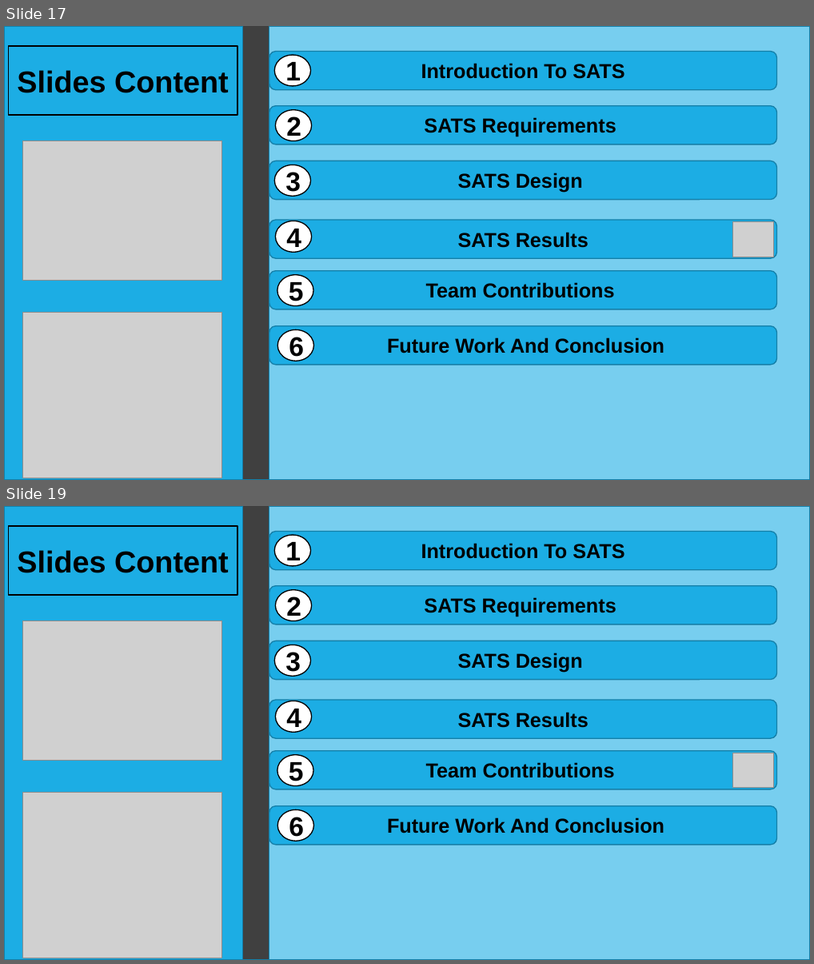
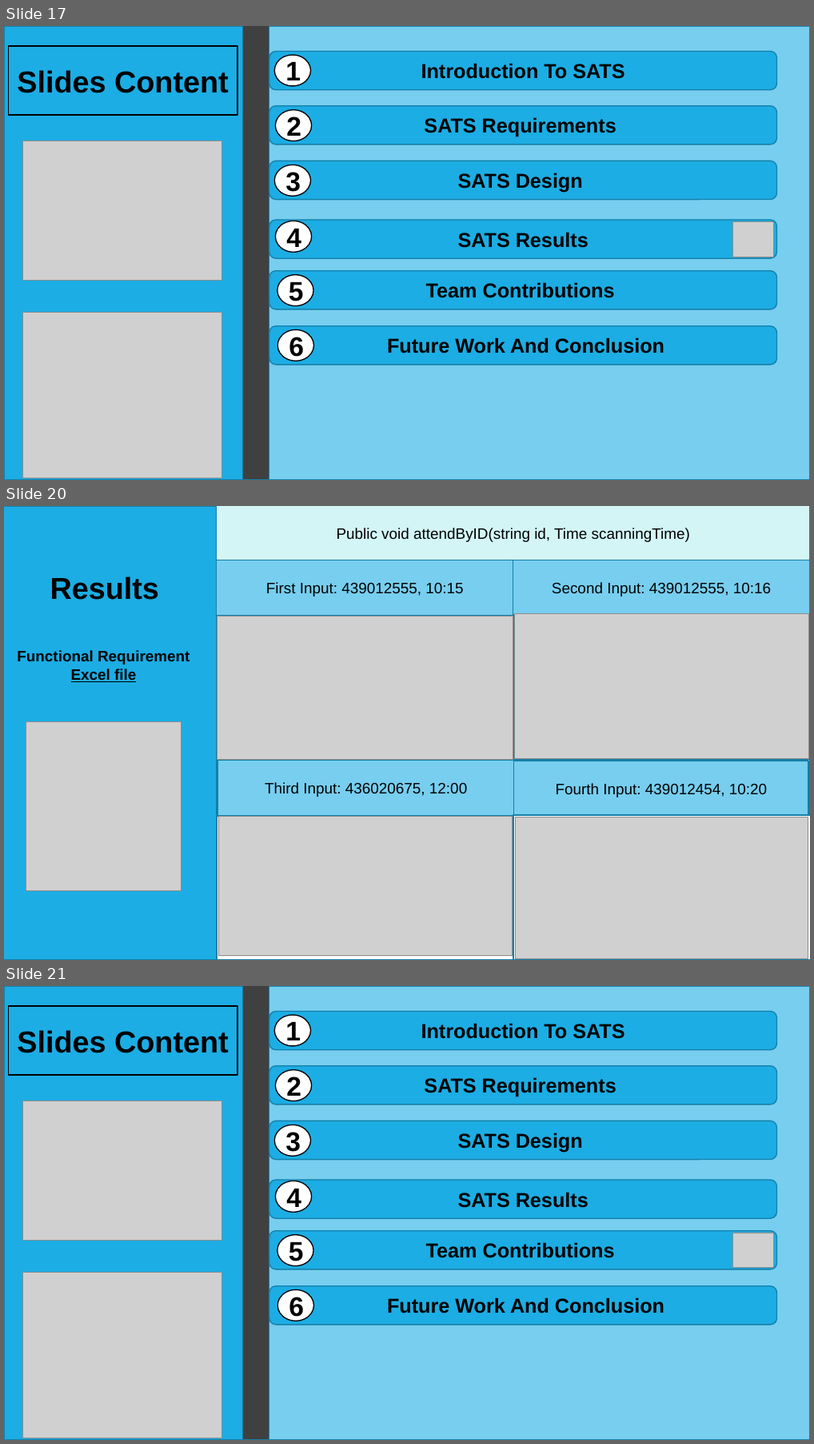
Before and after one commit to hashem-ali/SATS, a slide deck: ProjectPhases/Project-Phase-03-CS310-F-171.pptx. Shown one above the other, each under a label of ours: slides 17 and 19 before the commit, slides 17, 20 and 21 after it; the slides between them are not shown. The pictures are 814x964 and 814x1444 pixels, drawn with LibreOffice and Linux fonts; fonts in the diff are those of the drawing; grey boxes stand for pictures. Boxes give left, top, right and bottom in pixels: in the first picture for what was removed or moved away, otherwise in the second. Text is boxed around its words. In the diff, an @@ line names an element or a change of style, - is before the commit and + after.

```diff
--- a/ProjectPhases/Project-Phase-03-CS310-F-171.pptx
+++ b/ProjectPhases/Project-Phase-03-CS310-F-171.pptx
@@ slide 20 added at bbox=[4, 506, 810, 960], background #FFFFFF; not listed: 1 template element that a slide beside it also shows @@
@@ rectangle added at bbox=[4, 506, 217, 960], fill #1CADE4, outline #1580A9 1.25 pt @@
@@ rectangle added at bbox=[217, 506, 810, 960], fill #FFFFFF, outline #1580A9 1.25 pt @@
@@ rectangle added at bbox=[217, 506, 810, 560], fill #D3F5F6, outline #1580A9 1.25 pt, 18 pt, text #000000 @@
+Public void attendByID(string id, Time scanningTime)
@@ text added at bbox=[50, 576, 159, 600], 36 pt, text #000000, bold @@
+Results
@@ rectangle added at bbox=[217, 560, 514, 615], fill #77CEEF, outline #1580A9 1.25 pt, 18 pt, text #000000 @@
+First Input: 439012555, 10:15
@@ rectangle added at bbox=[514, 560, 810, 615], fill #77CEEF, outline #1580A9 1.25 pt, 18 pt, text #000000 @@
+Second Input: 439012555, 10:16
@@ rectangle added at bbox=[217, 615, 514, 760], fill #FFFFFF, outline #1580A9 1.25 pt @@
@@ picture added at bbox=[217, 616, 513, 760] @@
@@ rectangle added at bbox=[514, 614, 810, 759], fill #FFFFFF, outline #1580A9 1.25 pt @@
@@ picture added at bbox=[515, 614, 809, 758] @@
@@ text added at bbox=[17, 650, 190, 682], 18 pt, text #000000, bold @@
+Functional Requirement
+Excel file
@@ picture added at bbox=[26, 721, 182, 891] @@
@@ rectangle added at bbox=[218, 760, 514, 815], fill #77CEEF, outline #1580A9 1.25 pt, 18 pt, text #000000 @@
+Third Input: 436020675, 12:00
@@ rectangle added at bbox=[514, 760, 809, 816], fill #77CEEF, outline #1580A9 1.25 pt, 18 pt, text #000000 @@
+Fourth Input: 439012454, 10:20
@@ rectangle added at bbox=[217, 816, 514, 960], fill #FFFFFF, outline #1580A9 1.25 pt @@
@@ picture added at bbox=[218, 816, 512, 956] @@
@@ rectangle added at bbox=[514, 815, 810, 960], fill #FFFFFF, outline #1580A9 1.25 pt @@
@@ picture added at bbox=[515, 817, 808, 959] @@
@@ what was slide 19 is now slide 21 @@
```
Also in this commit, not shown: 5 slides changed, 2 other slides added, 1 slide removed.
